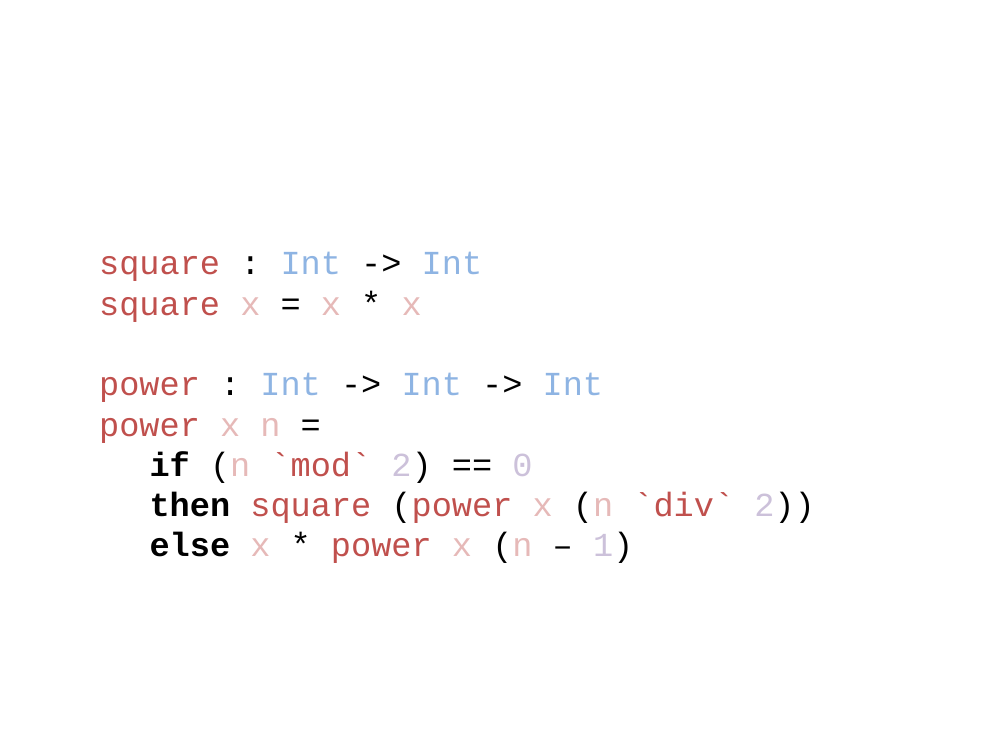
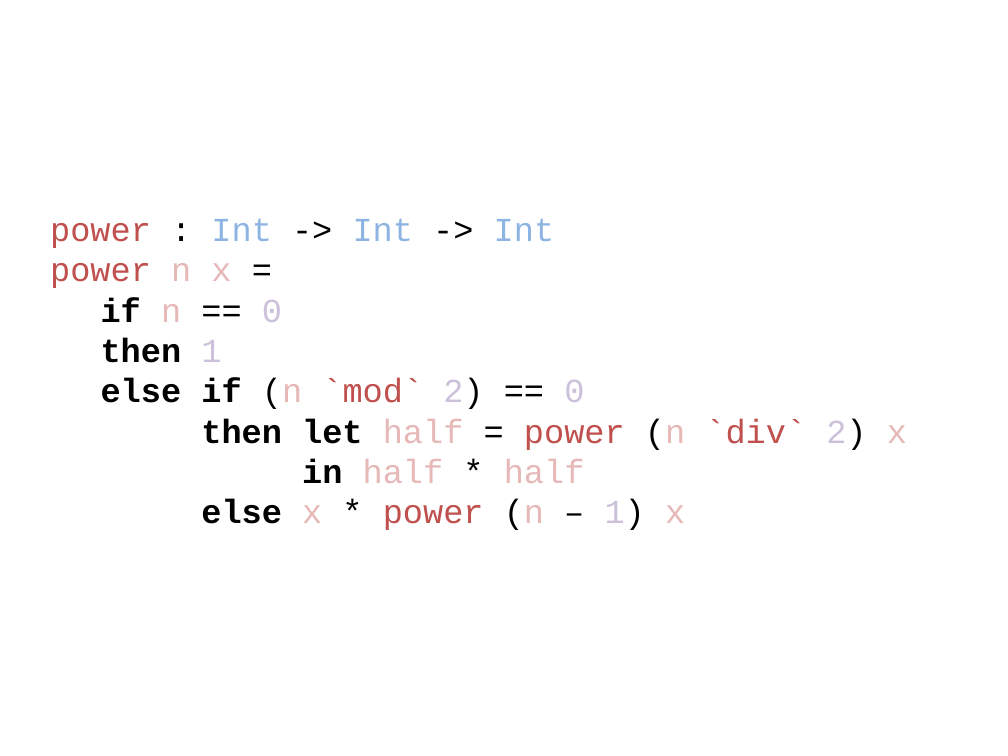
Before and after one commit to ahmadsalim/MSc-Thesis, a slide deck: slide 1 of Figures/PowerExample.pptx. Drawn at 1008x756 pixels with LibreOffice and Linux fonts; fonts in the diff are those of the drawing. Boxes give left, top, right and bottom in pixels: in the first picture for what was removed or moved away, otherwise in the second. Text is boxed around its words. In the diff, an @@ line names an element or a change of style, - is before the commit and + after.

```diff
--- a/Figures/PowerExample.pptx
+++ b/Figures/PowerExample.pptx
@@ text "power : Int -> Int ...": place and size @@
-text "power : Int -> Int ..." at box(99, 251, 814, 563)
+text "power : Int -> Int ..." at box(50, 218, 907, 530)
@@ text at box(50, 263, 907, 530): text changed; text colour #C0504D to #000000 @@
-power x n =
-if (n `mod` 2) == 0
-then square (power x (n `div` 2))
-else x * power x (n – 1)
+power n x =
+if n == 0
+then 1
+else if (n `mod` 2) == 0
+then let half = power (n `div` 2) x
+in half * half
+else x * power (n – 1) x
@@ text at box(99, 251, 483, 322): paragraphs removed @@
-square : Int -> Int
-square x = x * x
```
Also in this commit, not shown: 21 other files.
